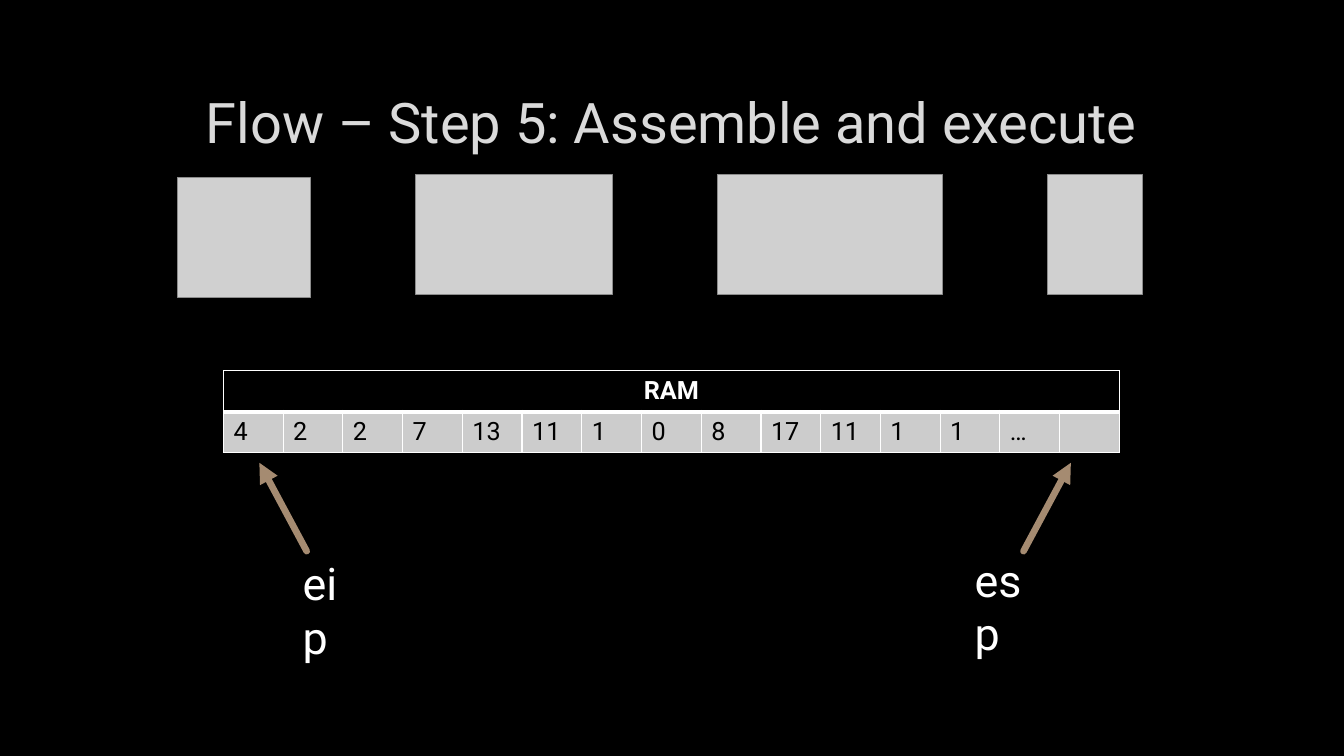
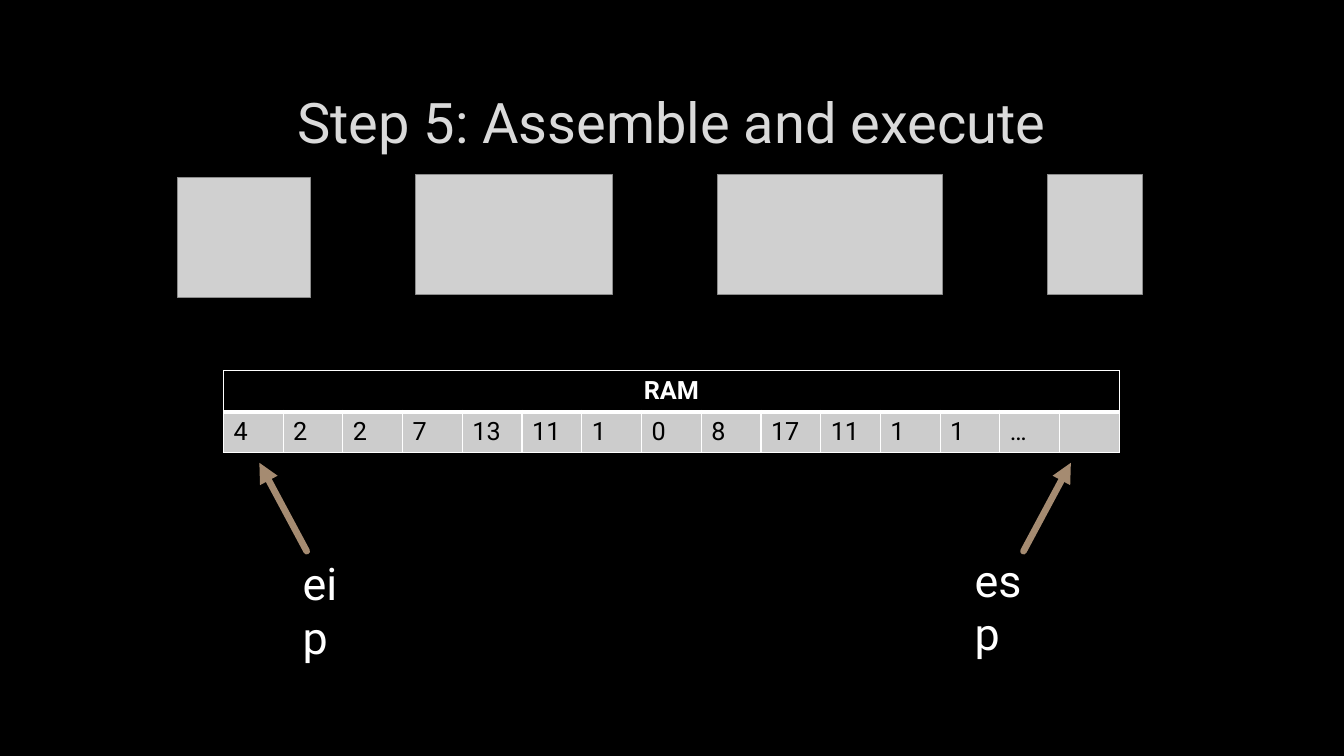
Before and after one commit to stryku/workshops, a slide deck: slide 9 of ctai-compile_time_assembly_interpreter.pptx. Drawn at 1344x756 pixels with LibreOffice and Linux fonts; fonts in the diff are those of the drawing; grey boxes stand for pictures; background and template pictures are left out. Boxes give left, top, right and bottom in pixels: in the first picture for what was removed or moved away, otherwise in the second. Text is boxed around its words. In the diff, an @@ line names an element or a change of style, - is before the commit and + after.

Commit message:
update presentation

```diff
--- a/ctai-compile_time_assembly_interpreter.pptx
+++ b/ctai-compile_time_assembly_interpreter.pptx
@@ title at (297, 101, 1046, 155): text changed @@
-Flow – Step 5: Assemble and execute
+Step 5: Assemble and execute
```
Also in this commit, not shown: 5 other slides changed, 6 slides added, 5 slides removed, 1 other file.
